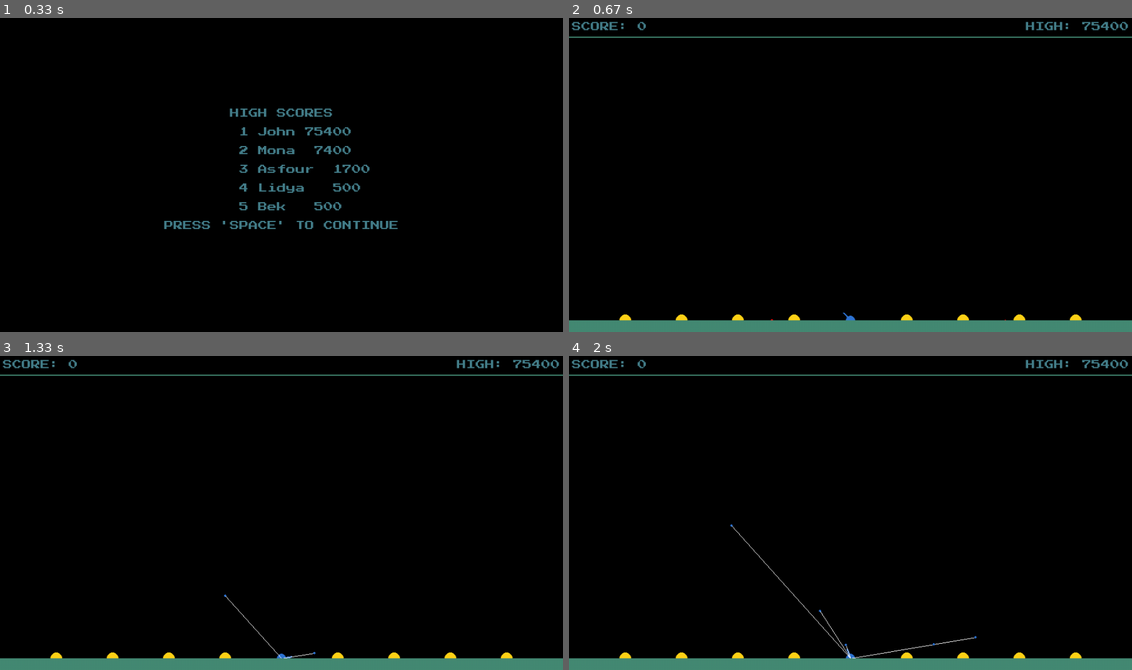
Above: before the commit, frames 1-4 (two rows, left to right).
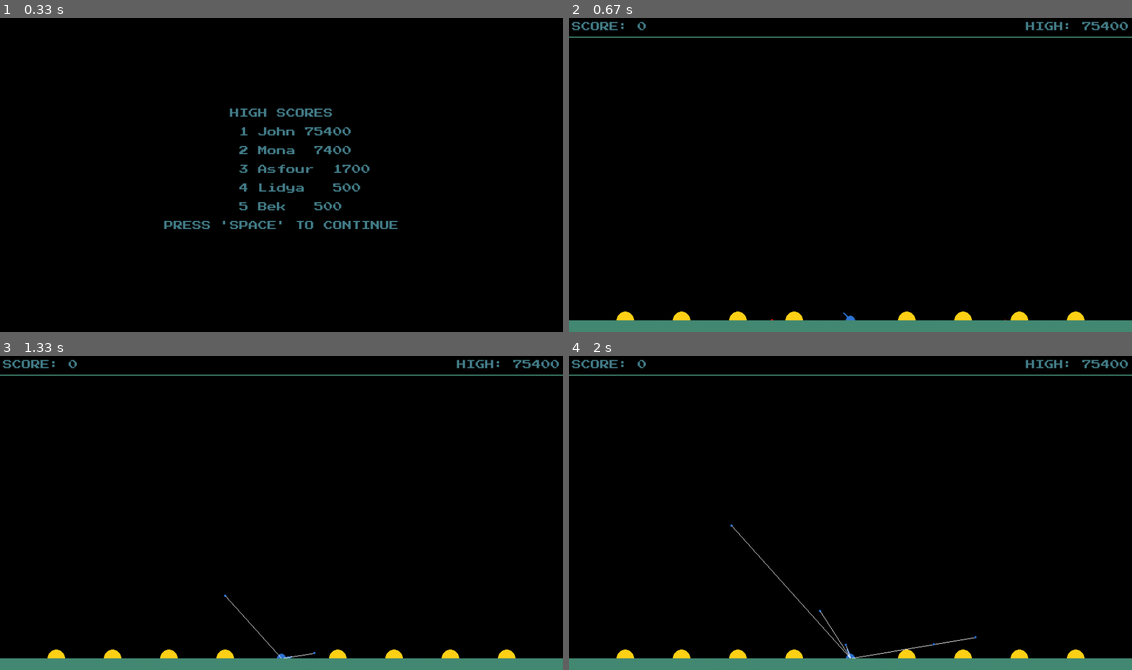
Above: after the commit, the same moments.

Repository: joshRG/Missile-Defence-Game-with-Pygame
Game: pygame game, started from missile-defence.py
Two runs of this game, one before a commit and one after it. Both use one fixed random seed, a clock stepped at 60 frames per second and the inputs below.
Inputs (mouse positions are in pixels of both pictures, inside the frame that each line leads up to):
- Up to frame 1 (0.33 s): no input
- Up to frame 2 (0.67 s): tap Space at 0.33 s
- Up to frame 3 (1.33 s): click (106, 465) at 0.72 s; move the mouse to (489, 622) at 1.03 s; tap Space at 1.07 s
- Up to frame 4 (2 s): tap Space at 1.37, 1.57 s; move the mouse to (715, 450) at 1.53 s; click (771, 447) at 1.88 s

Frame 1 is identical in both runs. In frame 2, 0.4% of the frame differs, in the area x 8-92%, y 93-97%; in frame 3, 0.4%; in frame 4, 0.4%.

Commit message:
Changed: City.size value

Diff:
--- a/city.py
+++ b/city.py
@@ -5,7 +5,7 @@
     def __init__(self, number, max_cities):
         self.pos = (number * SCREENSIZE[0] // (max_cities + 1), SCREENSIZE[1] - GROUND_LEVEL)
         self.color = CITY
-        self.size = 10
+        self.size = 15
         self.destroyed = False
 
     def draw(self, screen):
